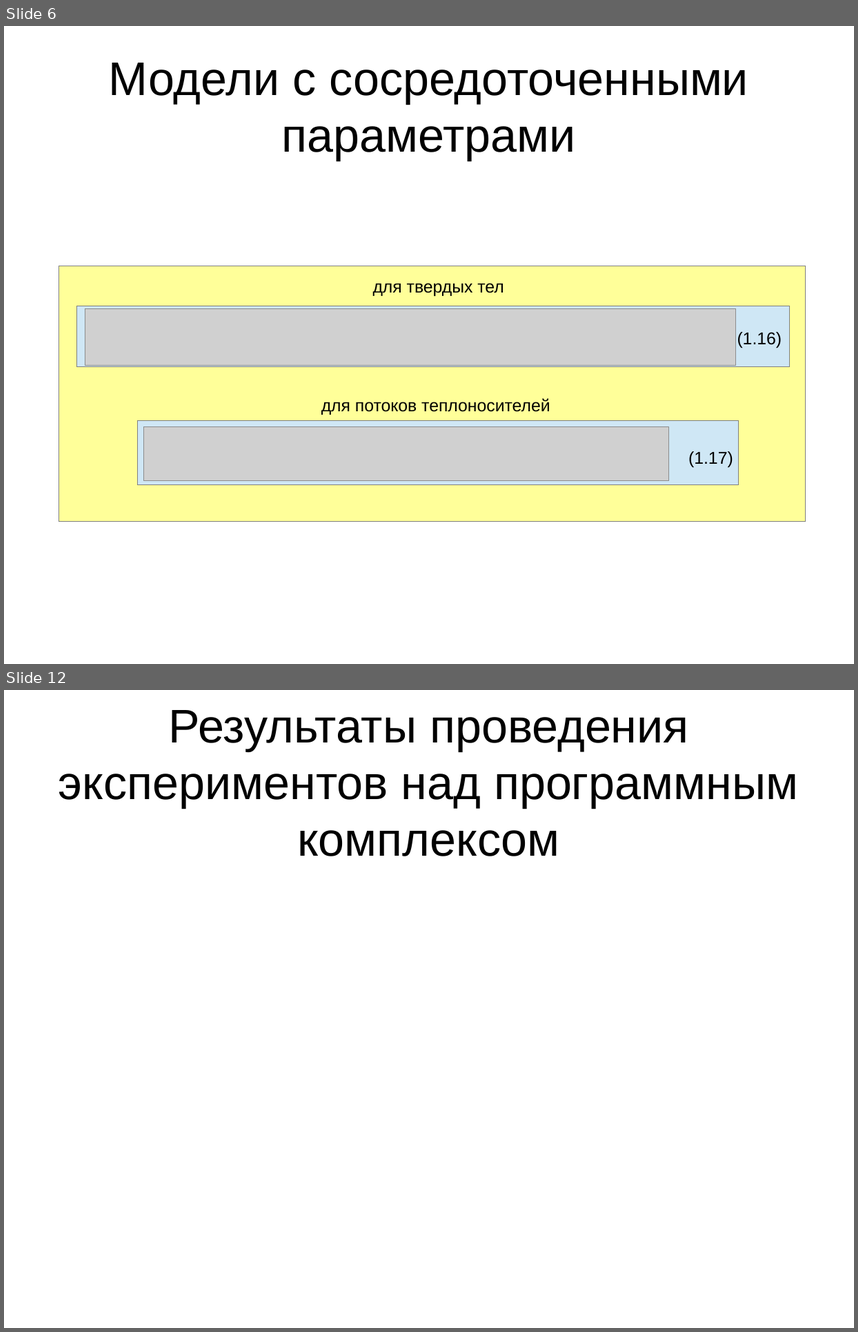
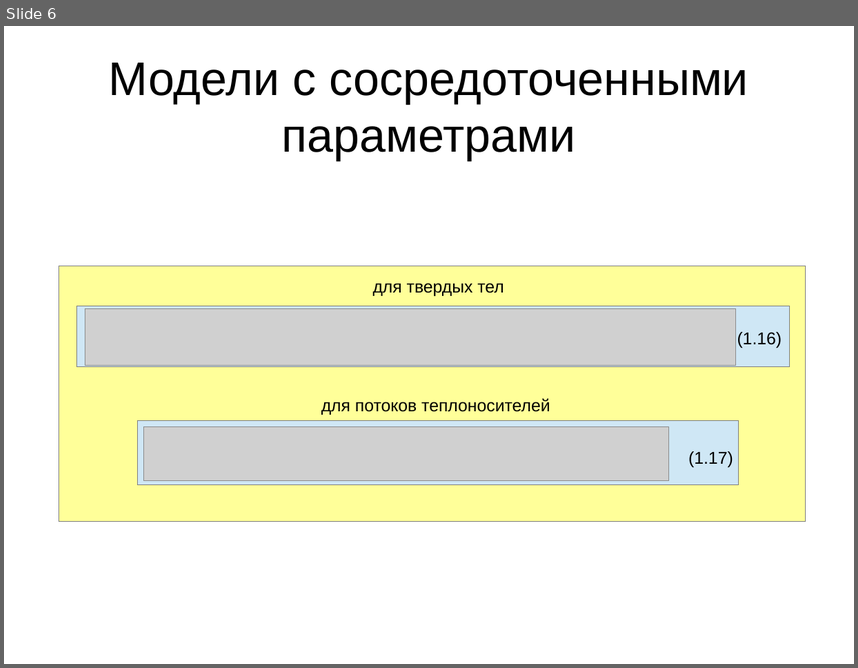
Before and after one commit to yagodar/altium-visualization-tool, a slide deck: data/documents/dissertation/yagodarov/Презентация.odp. Shown one above the other, each under a label of ours: slides 6 and 12 before the commit, slide 6 after it; the slides between them are not shown. The pictures are 858x1332 and 858x668 pixels, drawn with LibreOffice and Linux fonts; fonts in the diff are those of the drawing; grey boxes stand for pictures. Boxes give left, top, right and bottom in pixels: in the first picture for what was removed or moved away, otherwise in the second. Text is boxed around its words. In the diff, an @@ line names an element or a change of style, - is before the commit and + after.

```diff
--- a/data/documents/dissertation/yagodarov/Презентация.odp
+++ b/data/documents/dissertation/yagodarov/Презентация.odp
@@ slide 12 removed at (4, 690, 854, 1328), background #FFFFFF @@
@@ title removed at (59, 710, 798, 856) @@
-Результаты проведения экспериментов над программным комплексом
```
Also in this commit, not shown: 4 slides changed, 2 slides added, 2 other slides removed, 2 other files.
